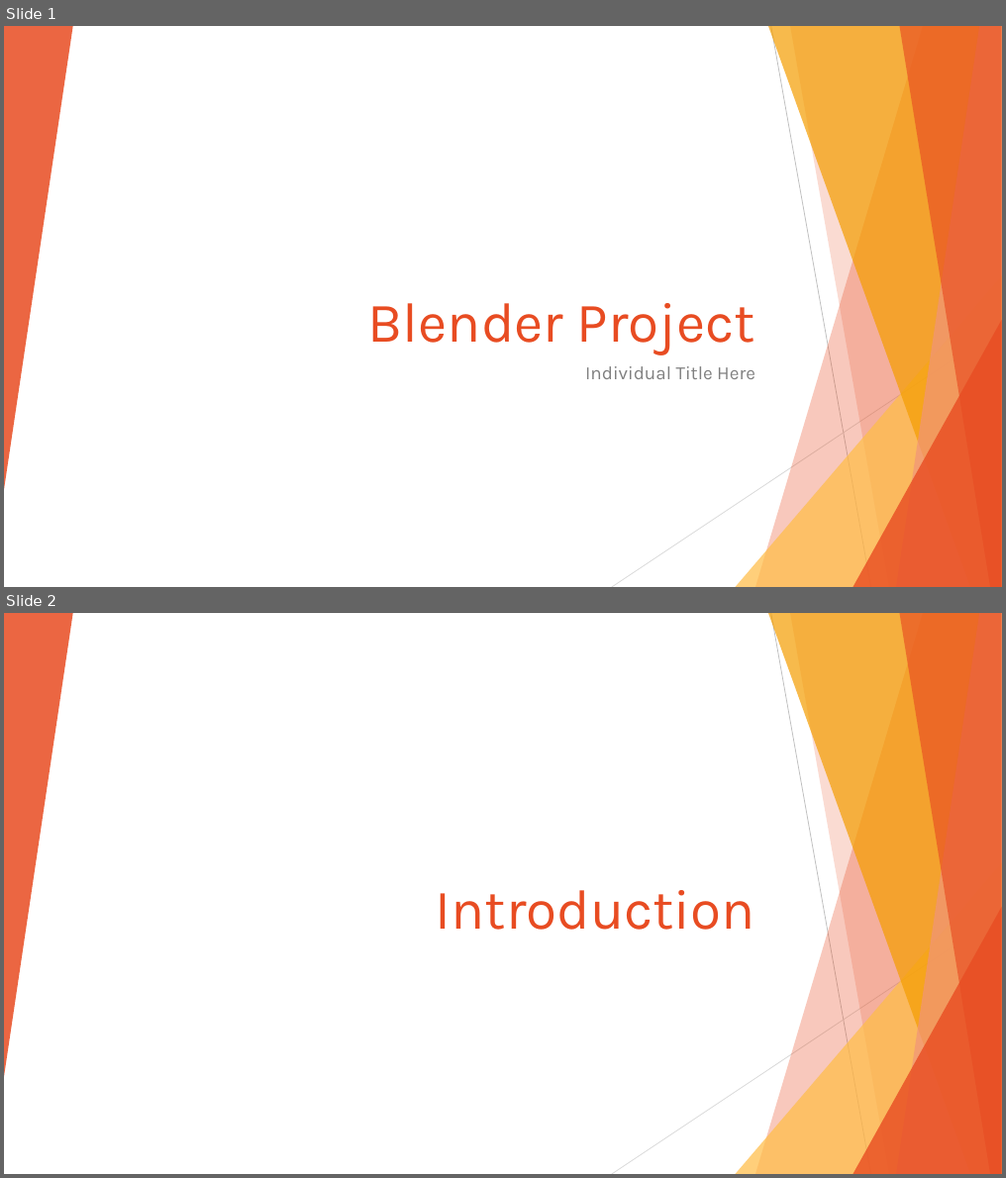
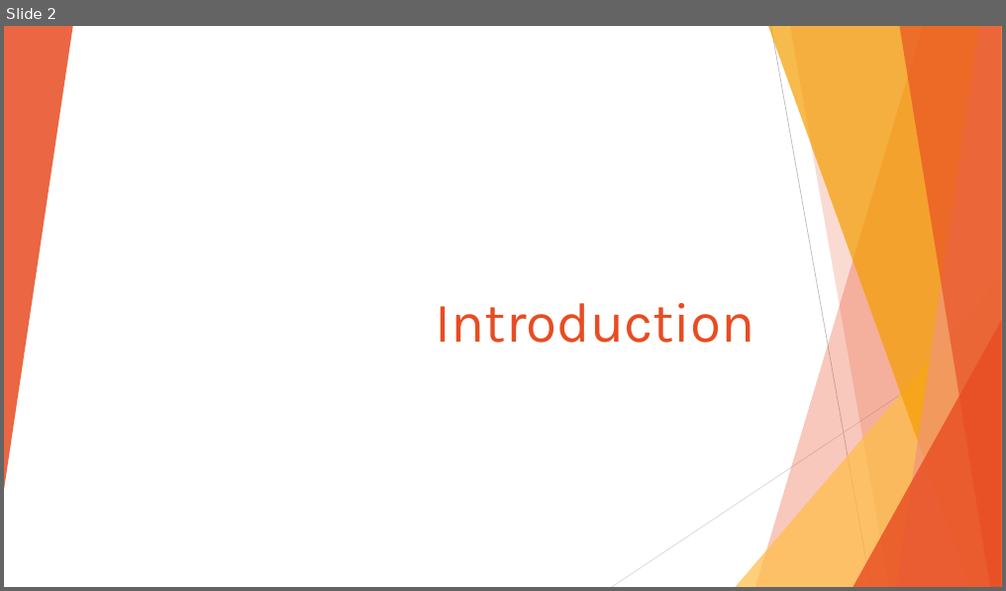
Before and after one commit to julio177/pokemon-center-3d, a slide deck: Blender Project Team Rocket.pptx. Shown one above the other, each under a label of ours: slides 1 and 2 before the commit, slide 2 after it. The pictures are 1006x1178 and 1006x591 pixels, drawn with LibreOffice and Linux fonts; fonts in the diff are those of the drawing. Boxes give left, top, right and bottom in pixels: in the first picture for what was removed or moved away, otherwise in the second. Text is boxed around its words. In the diff, an @@ line names an element or a change of style, - is before the commit and + after.

```diff
--- a/Blender Project Team Rocket.pptx
+++ b/Blender Project Team Rocket.pptx
@@ slide 1 removed at (4, 26, 1002, 587), background #FFFFFF; not listed: 10 template elements that a slide beside it also shows @@
@@ title removed at (368, 303, 755, 356) @@
-Blender Project
@@ subtitle removed at (585, 367, 755, 379) @@
-Individual Title Here
```
Also in this commit, not shown: 3 slides added, 1 other slide removed, 1 other file.
